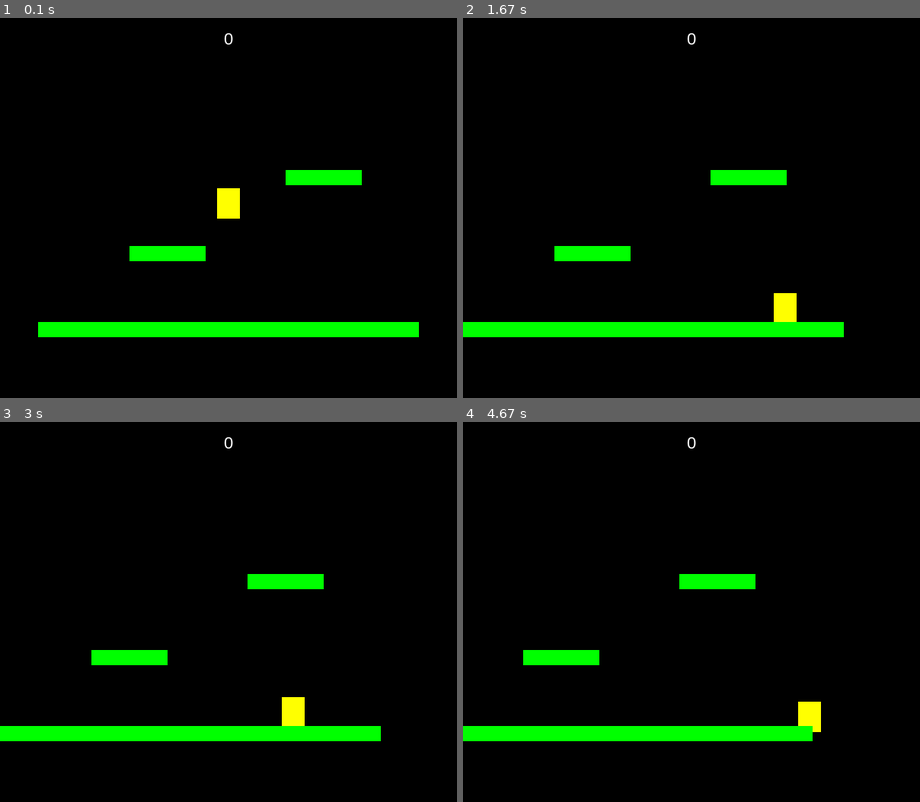
Above: before the commit, frames 1-4 (two rows, left to right).
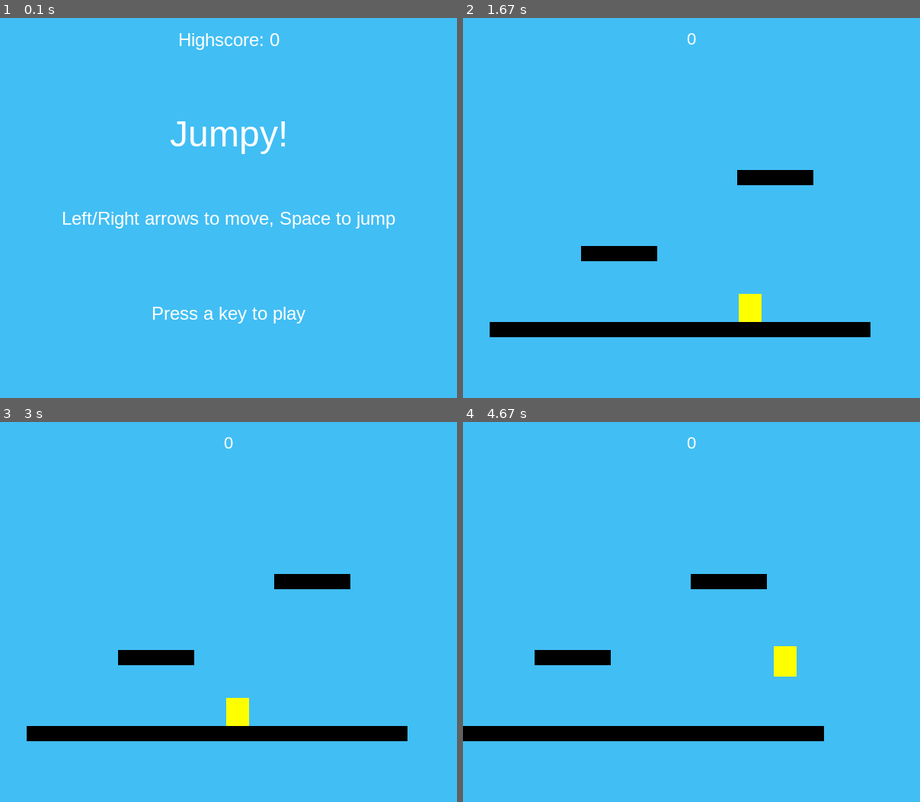
Above: after the commit, the same moments.

Repository: MatthewDudley/PyGame-Platformer
Game: pygame game, started from PlatformOne/main.py
Two runs of this game, one before a commit and one after it. Both use one fixed random seed, a clock stepped at 60 frames per second and the inputs below.
Inputs:
- Up to frame 1 (0.1 s): no input
- Up to frame 2 (1.67 s): hold Right 0.33-0.8 s; hold Right 0.83-1.3 s; hold Left from 1.33 s (still down)
- Up to frame 3 (3 s): release Left at 1.87 s; hold Left 1.9-2.3 s; hold Right 2.33-2.97 s
- Up to frame 4 (4.67 s): hold Left 3-3.47 s; hold Right 3.5-3.97 s; hold Right 4-4.47 s; tap Space at 4.07, 4.37, 4.57 s; hold Left from 4.5 s (still down)

The runs differ from the first frame. In frame 1, 100% of the frame differs, in the area x 0-100%, y 0-100%; in frame 2, 99%; in frame 3, 99%; in frame 4, 100%.

Commit message:
Changed settings, set up start screen, game over, and high score option

Diff:
--- a/PlatformOne/main.py
+++ b/PlatformOne/main.py
@@ -2,6 +2,7 @@
 import random
 from settings import *
 from sprites import *
+from os import path
 
 class Game:
     def __init__(self):
@@ -13,6 +14,18 @@
         self.clock = pg.time.Clock()
         self.running = True
         self.font_name = pg.font.match_font(FONT_NAME)
+        self.load_data()
+
+    def load_data(self):
+        # load high score
+        self.dir = path.dirname(__file__)
+        with open(path.join(self.dir, HS_FILE), 'w') as f:
+            try:
+                self.highscore = int(f.read())
+            except:
+                self.highscore = 0
+
+
 
     def new(self):
         # start a new game
@@ -47,20 +60,13 @@
                 self.player.pos.y = hits[0].rect.top + 1
                 self.player.vel.y = 0
 
-        # player at right 3/4
-        if self.player.rect.left >= ((3 / 4) * WIDTH):
+        # Screen movement
+        if self.player.rect.right >= ((3 / 4) * WIDTH):
             self.player.pos.x -= self.player.vel.x
             for plat in self.platforms:
                 plat.rect.x -= self.player.vel.x
                 #if plat.rect.top >= WIDTH:
                 #    plat.kill()
-        if self.player.rect.left <= ((1 / 4) * WIDTH):
-            self.player.pos.x -= self.player.vel.x
-            for plat in self.platforms:
-                plat.rect.x -= self.player.vel.x
-                #if plat.rect.top >= WIDTH:
-                #    plat.kill()
-
 
         # die
         if self.player.rect.bottom > HEIGHT:
@@ -94,7 +100,7 @@
 
     def draw(self):
         # Game Loop - draw
-        self.screen.fill(BLACK)
+        self.screen.fill(BGCOLOR)
         self.all_sprites.draw(self.screen)
         self.draw_text(str(self.score), 22, WHITE, WIDTH / 2, 15)
         # *after* drawing everything, flip the display
@@ -102,11 +108,44 @@
 
     def show_start_screen(self):
         # game splash/start screen
-        pass
+        self.screen.fill(BGCOLOR)
+        self.draw_text(TITLE, 48, WHITE, WIDTH / 2, HEIGHT / 4)
+        self.draw_text("Left/Right arrows to move, Space to jump", 24, WHITE, WIDTH / 2, HEIGHT / 2)
+        self.draw_text("Press a key to play", 24, WHITE, WIDTH / 2, HEIGHT * 3/4)
+        self.draw_text("Highscore: " + str(self.highscore), 24, WHITE, WIDTH / 2, 15)
+        pg.display.flip()
+        self.wait_for_key()
+
 
     def show_go_screen(self):
         # game over/continue
-        pass
+        if not self.running:
+            return
+        self.screen.fill(BGCOLOR)
+        self.draw_text("Game Over", 48, WHITE, WIDTH / 2, HEIGHT / 4)
+        self.draw_text("Score: " + str(self.score), 24, WHITE, WIDTH / 2, HEIGHT / 2)
+        self.draw_text("Press a key to play again", 24, WHITE, WIDTH / 2, HEIGHT * 3 / 4)
+        if self.score > self.highscore:
+            self.highscore = self.score
+            self.draw_text("NEW HIGH SCORE!", 24, WHITE, WIDTH/2, HEIGHT/2 + 40 )
+            with open(path.join(self.dir, HS_FILE), 'w') as f:
+                f.write(str(self.score))
+        else:
+            self.draw_text("Highscore: " + str(self.highscore), 24, WHITE, WIDTH / 2, HEIGHT/2 +40)
+
+        pg.display.flip()
+        self. wait_for_key()
+
+    def wait_for_key(self):
+        waiting = True
+        while waiting:
+            self.clock.tick(FPS)
+            for event in pg.event.get():
+                if event.type == pg.QUIT:
+                    waiting = False
+                    self.running = False
+                if event.type == pg.KEYUP:
+                    waiting = False
 
     def draw_text(self, text, size, color, x,y):
         font = pg.font.Font(self.font_name, size)
--- a/PlatformOne/settings.py
+++ b/PlatformOne/settings.py
@@ -5,11 +5,12 @@
 HEIGHT = 500
 FPS = 60
 FONT_NAME = 'arial'
+HS_FILE = "highscore.txt"
 
 # player props
-PLAYER_ACC = 0.5
-PLAYER_FRICTION = -0.12
-PLAYER_GRAV = 0.8
+PLAYER_ACC = 0.7
+PLAYER_FRICTION = -0.11
+PLAYER_GRAV = 1
 PLAYER_JUMP = -15
 
 # start platforms (x, y, w, h)
@@ -26,3 +27,5 @@
 GREEN = (0, 255, 0)
 BLUE = (0, 0, 255)
 YELLOW = (255, 255, 0)
+LIGHTBLUE = (65, 190, 244)
+BGCOLOR = LIGHTBLUE
--- a/PlatformOne/sprites.py
+++ b/PlatformOne/sprites.py
@@ -45,7 +45,7 @@
     def __init__(self, x,y,w,h):
         pg.sprite.Sprite.__init__(self)
         self.image = pg.Surface((w,h))
-        self.image.fill(GREEN)
+        self.image.fill(BLACK)
         self.rect = self.image.get_rect()
         self.rect.x = x
         self.rect.y = y
